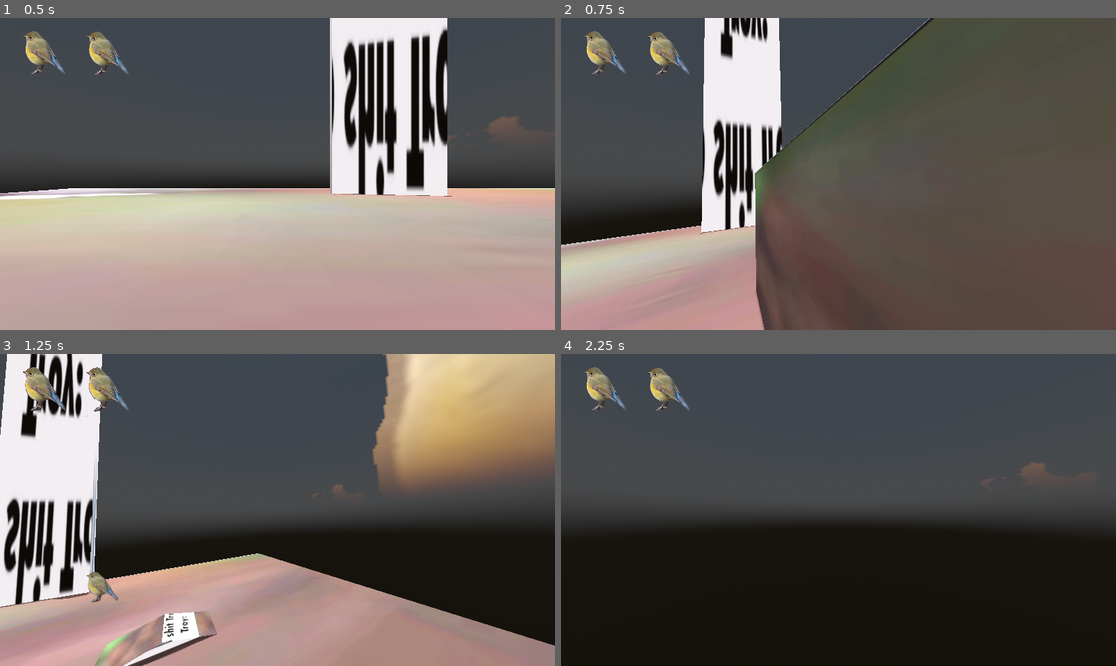
Above: before the commit, frames 1-4 (two rows, left to right).
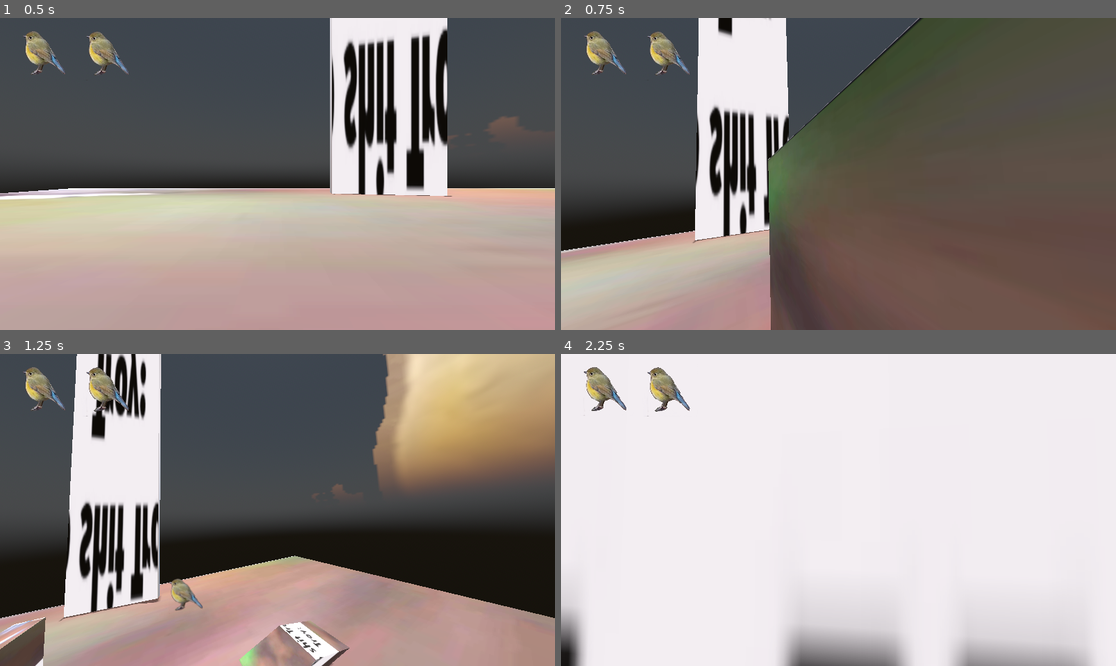
Above: after the commit, the same moments.

Repository: ihaveapatricklmao/TROY
Game: Godot game, scene res://maps/World.tscn
The game is run twice, just before and just after one commit, with the same random seed, the same clock (stepped at 60 frames per second) and the same inputs. The engine's default icon, where the game draws it, is replaced by a stand-in: a white triangle on a blue panel in a dark square.
Inputs (mouse positions are in pixels of both pictures, inside the frame that each line leads up to):
- Up to frame 1 (0.5 s): no input
- Up to frame 2 (0.75 s): tap Enter (ui_accept) at 0.5 s; move the mouse to (960, 158) at 0.52 s; hold D (moveright) from 0.53 s (still down); tap Shift (dash) at 0.6 s
- Up to frame 3 (1.25 s): keep holding D (moveright); tap Enter (ui_accept) at 0.77 s
- Up to frame 4 (2.25 s): move the mouse to (810, 510) at 1.27 s; release D (moveright) at 1.28 s; hold W (moveup) from 1.28 s (still down); tap Shift (dash) at 1.35, 2.1 s; tap Enter (ui_accept) at 1.52 s; move the mouse to (849, 503) at 2.02 s

Frame 1 is identical in both runs. In frame 2, 11% of the frame differs, in the area x 0-82%, y 0-100%; in frame 3, 32%; in frame 4, 99%, in the area x 0-100%, y 0-100%.

Commit message:
lil troy was sick tool all his troy

Diff:
--- a/whatdafreak/playerstuff/Player.gd
+++ b/whatdafreak/playerstuff/Player.gd
@@ -26,8 +26,8 @@
 
 # dash vars
 
-var dash_speed = 0.5
-const dash_target_speed = 4.5
+var dash_speed = 0.2
+const dash_target_speed = 2.8
 const dash_duration = 0.01
 var dash_elapsed = 0.0
 var is_dashing = false
